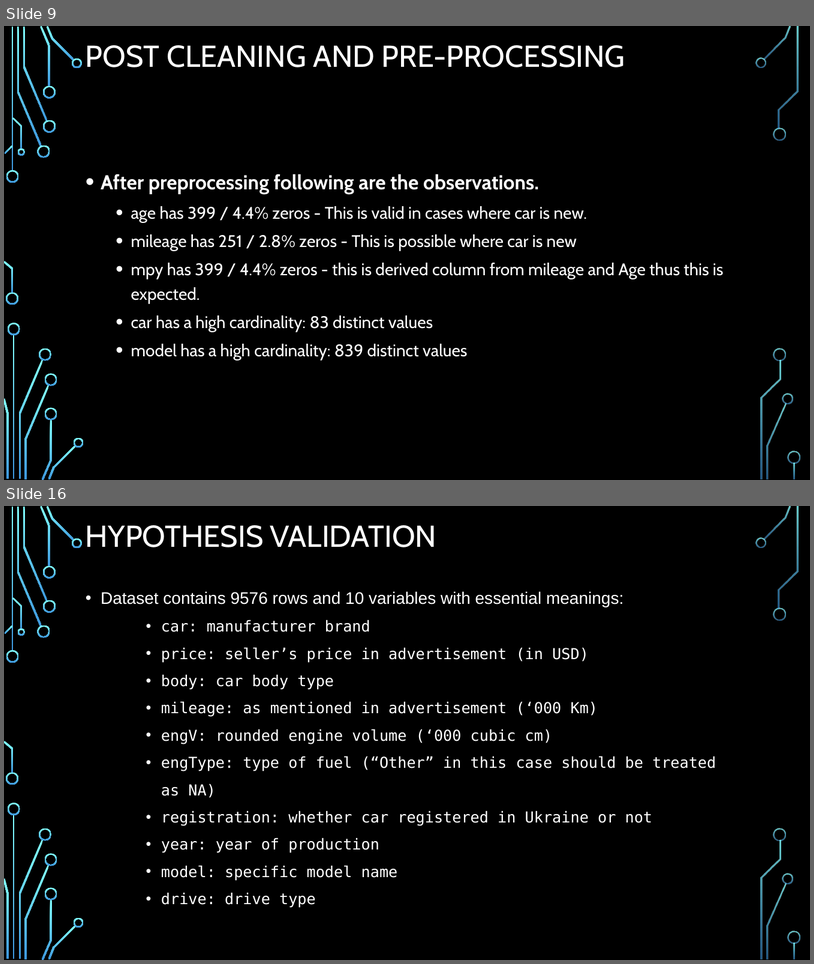
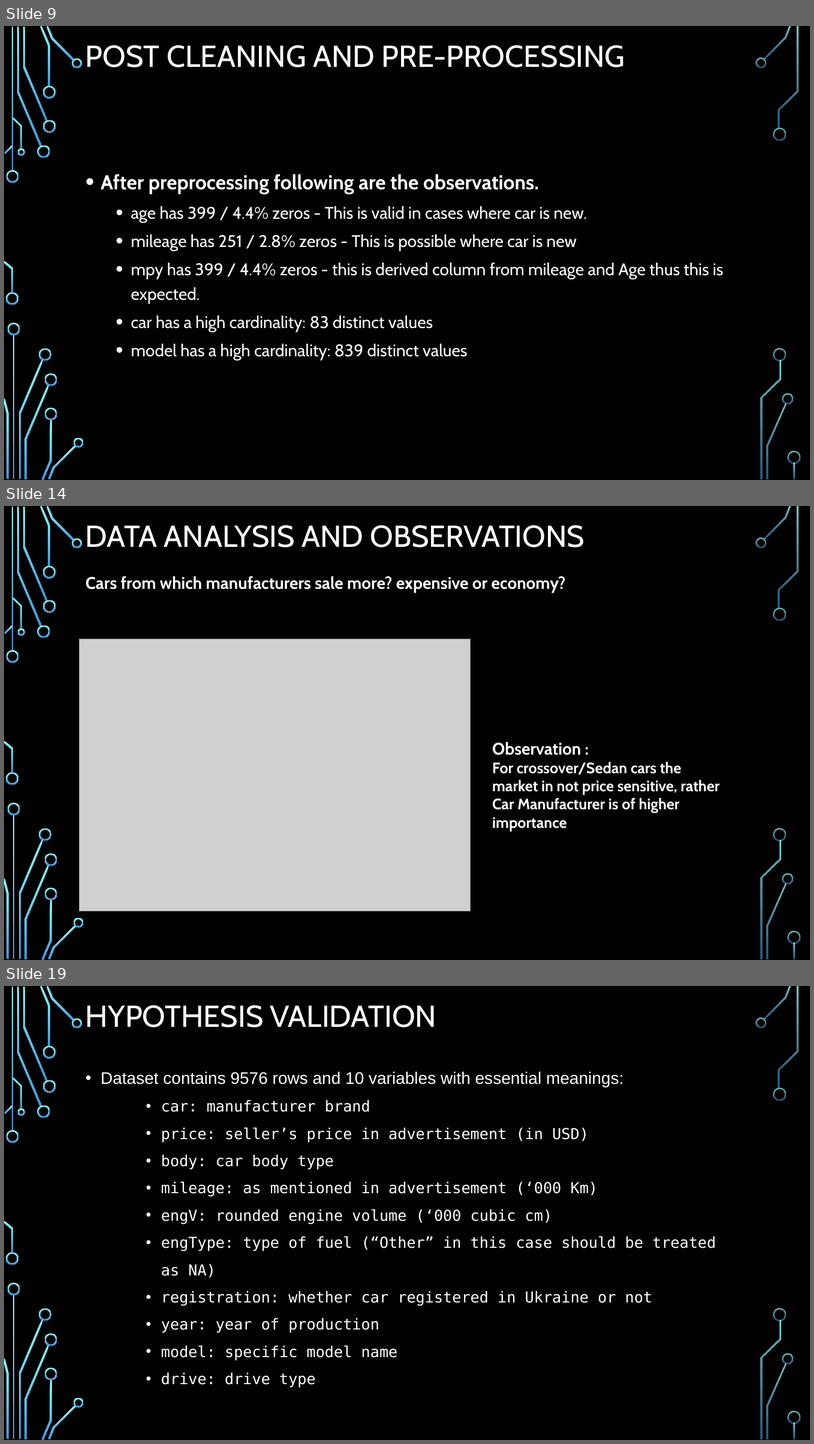
Before and after one commit to dhp6106/insaid-projects, a slide deck: term1/projects/CarSales/Term1-EDAProject-CarSales-DhavalParikh.pptx. Shown one above the other, each under a label of ours: slides 9 and 16 before the commit, slides 9, 14 and 19 after it; the slides between them are not shown. The pictures are 814x964 and 814x1444 pixels, drawn with LibreOffice and Linux fonts; fonts in the diff are those of the drawing; grey boxes stand for pictures; background and template pictures are left out. Boxes give left, top, right and bottom in pixels: in the first picture for what was removed or moved away, otherwise in the second. Text is boxed around its words. In the diff, an @@ line names an element or a change of style, - is before the commit and + after.

```diff
--- a/term1/projects/CarSales/Term1-EDAProject-CarSales-DhavalParikh.pptx
+++ b/term1/projects/CarSales/Term1-EDAProject-CarSales-DhavalParikh.pptx
@@ slide 14 added at (4, 506, 810, 960), background picture (left out); not listed: 36 template elements that a slide beside it also shows @@
@@ title added at (86, 525, 585, 547), 36 pt, text #FFFFFF @@
+DATA ANALYSIS AND OBSERVATIONS
@@ text added at (86, 576, 566, 593), 20 pt, text #FFFFFF, bold @@
+Cars from which manufacturers sale more? expensive or economy?
@@ picture added at (80, 639, 471, 911) @@
@@ text added at (492, 742, 720, 813), 18 pt, text #FFFFFF, bold @@
+Observation :
+For crossover/Sedan cars the market in not price sensitive, rather Car Manufacturer is of higher importance
@@ what was slide 16 is now slide 19 @@
```
Also in this commit, not shown: 8 other slides added, 6 slides removed, 6 other files.
